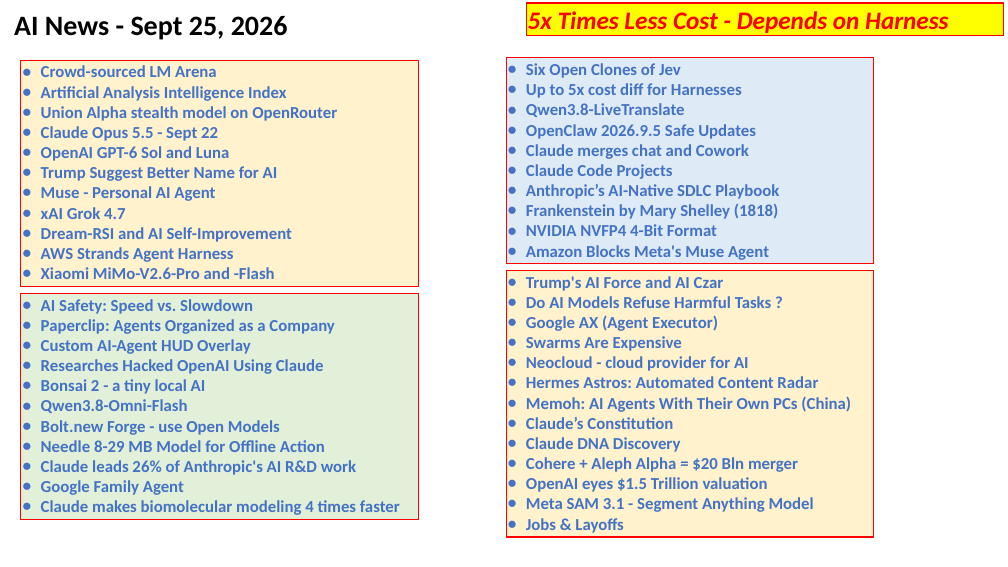
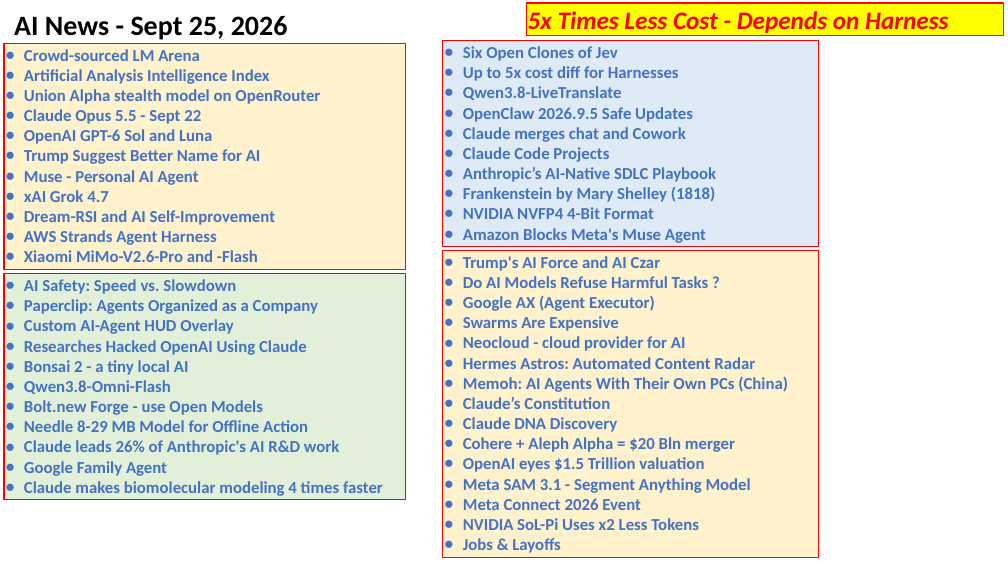
Before and after one commit to lselector/seminar, a slide deck: slide 1 of 2026/2026-09-25-AI-News.pptx. Drawn at 1008x567 pixels with LibreOffice and Linux fonts; fonts in the diff are those of the drawing. Boxes give left, top, right and bottom in pixels: in the first picture for what was removed or moved away, otherwise in the second. Text is boxed around its words. In the diff, an @@ line names an element or a change of style, - is before the commit and + after.

```diff
--- a/2026/2026-09-25-AI-News.pptx
+++ b/2026/2026-09-25-AI-News.pptx
@@ rectangle "Crowd-sourced LM Arena": place and size @@
-rectangle "Crowd-sourced LM Arena" at <box>21,60,418,286</box>
+rectangle "Crowd-sourced LM Arena" at <box>4,43,405,269</box>
@@ rectangle "Six Open Clones of Jev": place and size @@
-rectangle "Six Open Clones of Jev" at <box>506,57,874,263</box>
+rectangle "Six Open Clones of Jev" at <box>444,40,820,246</box>
@@ rectangle "Trump's AI Force and AI ...": place and size @@
-rectangle "Trump's AI Force and AI ..." at <box>506,270,874,537</box>
+rectangle "Trump's AI Force and AI ..." at <box>444,251,820,558</box>
@@ rectangle "AI Safety: Speed vs. Slowdown": place and size @@
-rectangle "AI Safety: Speed vs. Slowdown" at <box>21,293,418,519</box>
+rectangle "AI Safety: Speed vs. Slowdown" at <box>4,274,405,500</box>
@@ text in rectangle at <box>463,498,699,530</box>: paragraphs added @@
+● Meta Connect 2026 Event
+● NVIDIA SoL-Pi Uses x2 Less Tokens
```
Also in this commit, not shown: 7 other slides changed, 3 slides added, 4 slides removed.
